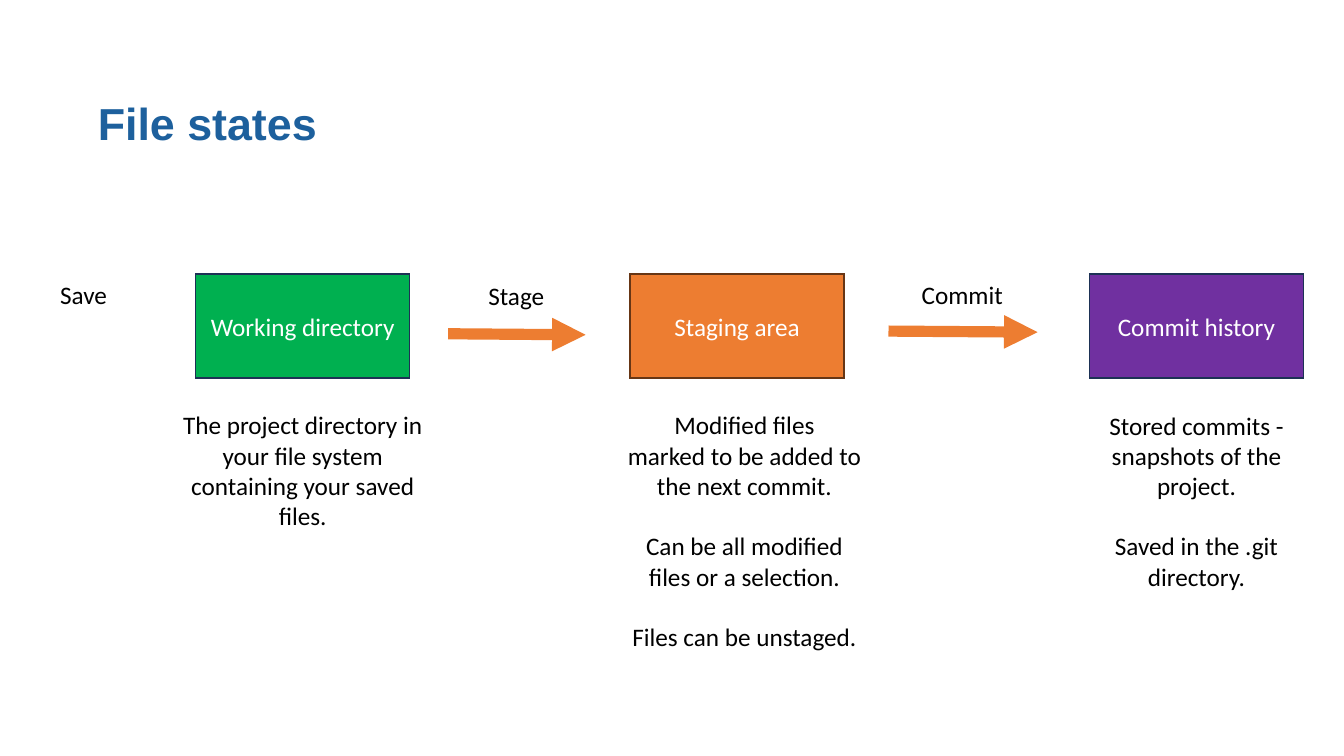
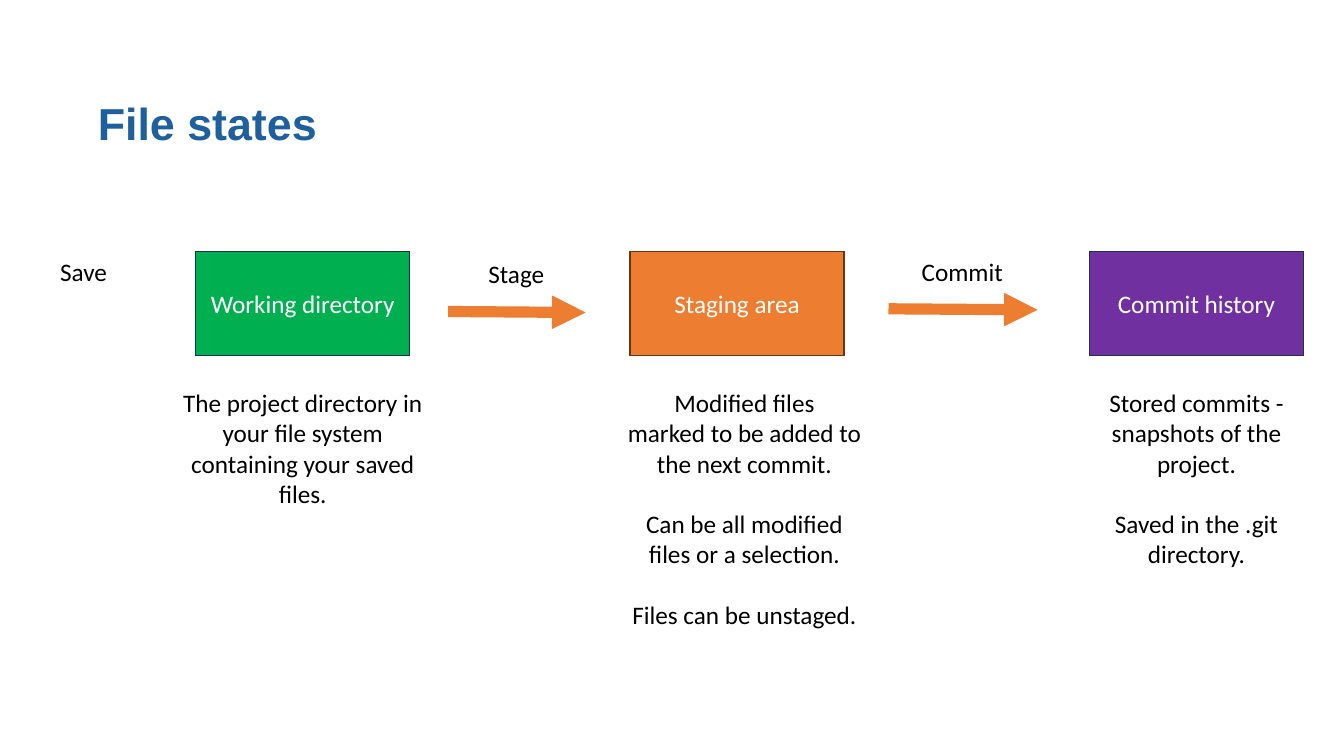
Before and after one commit to moj-analytical-services/intro_to_github_training, a slide deck: slide 11 of GitGitHub slides.pptx (slide 10 before the commit). Drawn at 1344x756 pixels with LibreOffice and Linux fonts; fonts in the diff are those of the drawing. Boxes give left, top, right and bottom in pixels: in the first picture for what was removed or moved away, otherwise in the second. Text is boxed around its words. In the diff, an @@ line names an element or a change of style, - is before the commit and + after.

```diff
--- a/GitGitHub slides.pptx
+++ b/GitGitHub slides.pptx
@@ 3 rectangles, 3 texts, 2 arrows: place and size @@
-3 rectangles, 3 texts, 2 arrows at <box>60,274,1304,378</box>
+3 rectangles, 3 texts, 2 arrows at <box>60,252,1304,356</box>
@@ 3 texts: place and size @@
-3 texts at <box>183,416,1281,651</box>
+3 texts at <box>183,394,1281,629</box>
```
Also in this commit, not shown: 8 other slides changed, 4 slides added, 1 slide removed, 1 other file.
